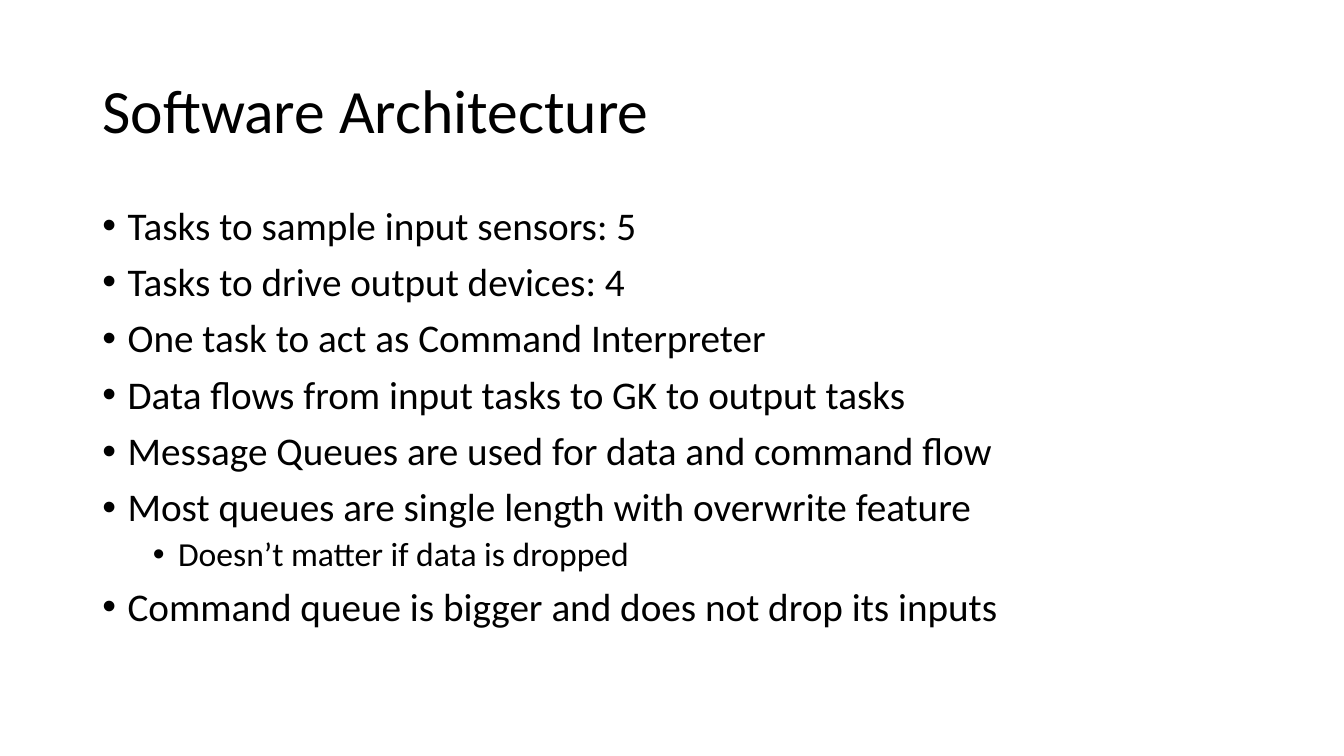
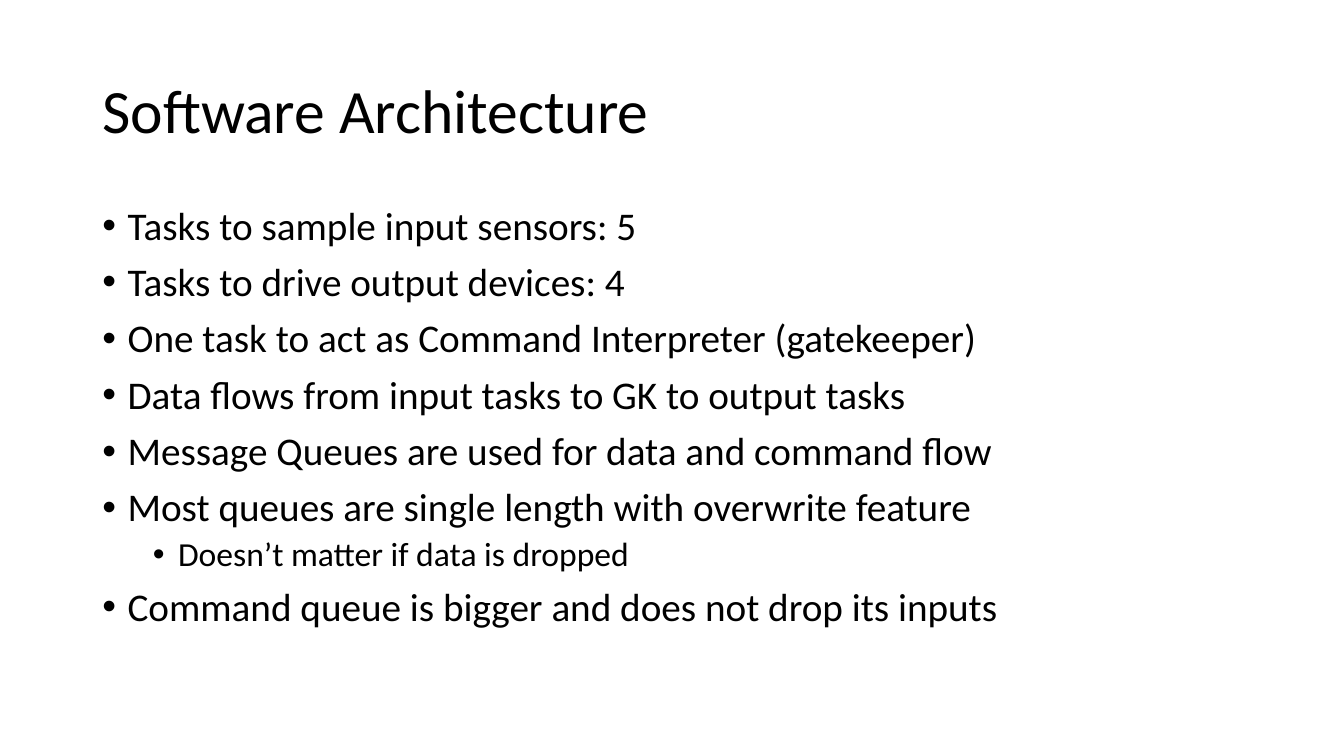
Before and after one commit to EmbeddedSystemClass/FinalProject5381, a slide deck: slide 9 of Final Project 5381.pptx. Drawn at 1344x756 pixels with LibreOffice and Linux fonts; fonts in the diff are those of the drawing. Boxes give left, top, right and bottom in pixels: in the first picture for what was removed or moved away, otherwise in the second. Text is boxed around its words. In the diff, an @@ line names an element or a change of style, - is before the commit and + after.

```diff
--- a/Final Project 5381.pptx
+++ b/Final Project 5381.pptx
@@ text at (128, 323, 976, 359): text changed @@
-• One task to act as Command Interpreter
+• One task to act as Command Interpreter (gatekeeper)
```
Also in this commit, not shown: 7 slides added.
